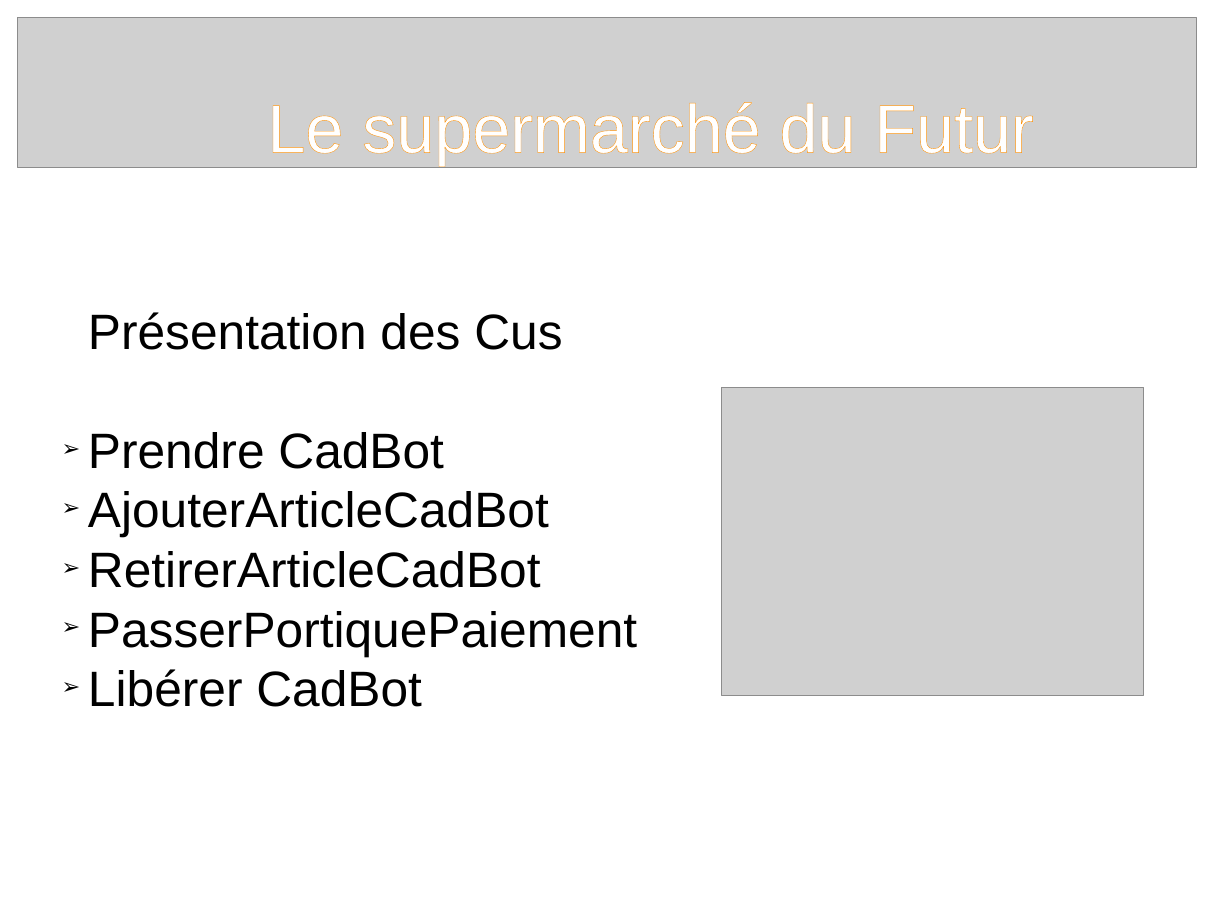
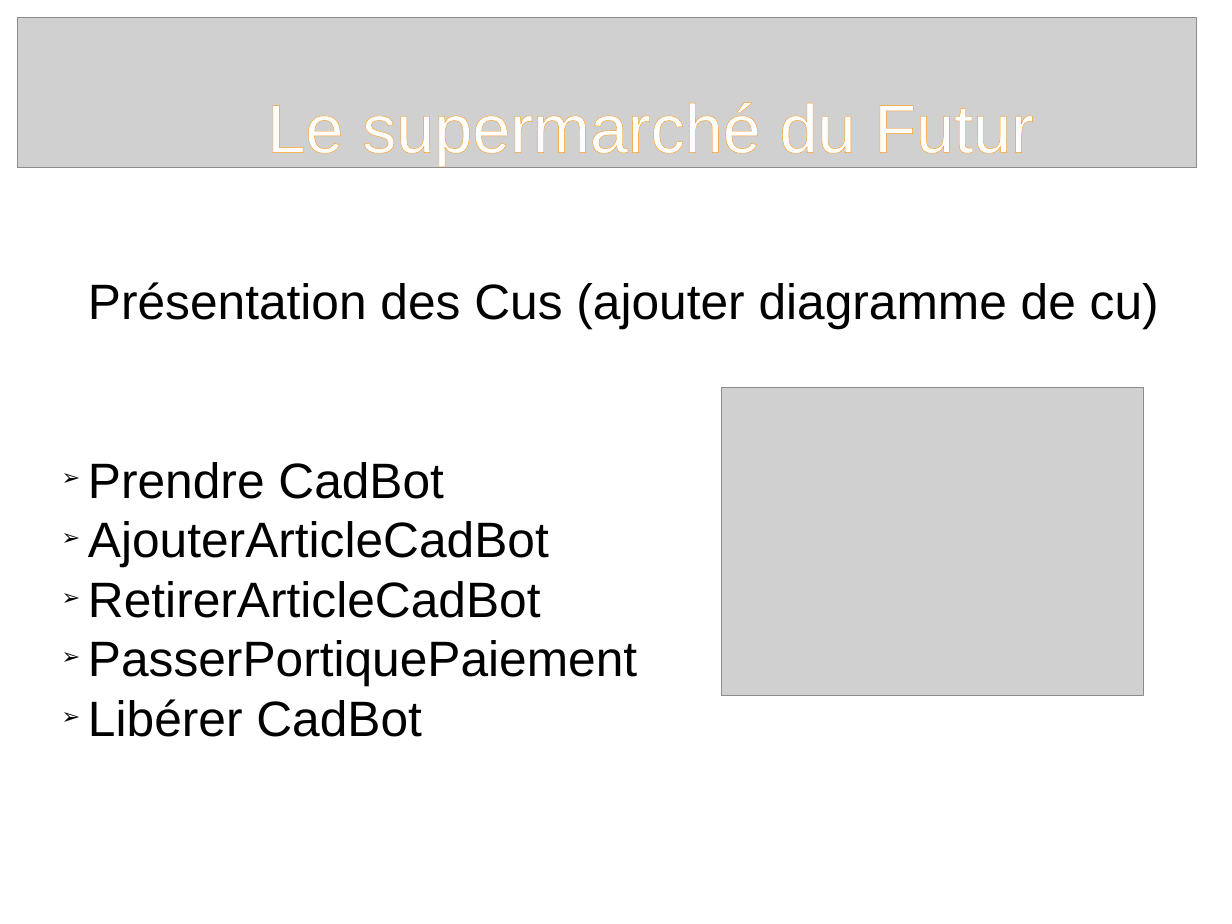
Before and after one commit to agerussi/supermarche, a slide deck: slide 18 of impress_FD.odp (slide 1 before the commit). Drawn at 1232x924 pixels with LibreOffice and Linux fonts; fonts in the diff are those of the drawing; grey boxes stand for pictures. Boxes give left, top, right and bottom in pixels: in the first picture for what was removed or moved away, otherwise in the second. Text is boxed around its words. In the diff, an @@ line names an element or a change of style, - is before the commit and + after.

```diff
--- a/impress_FD.odp
+++ b/impress_FD.odp
@@ subtitle at (88, 282, 1159, 328): text changed @@
-Présentation des Cus
+Présentation des Cus (ajouter diagramme de cu)
```
Also in this commit, not shown: 2 other slides changed, 17 slides added, 11 other files.
